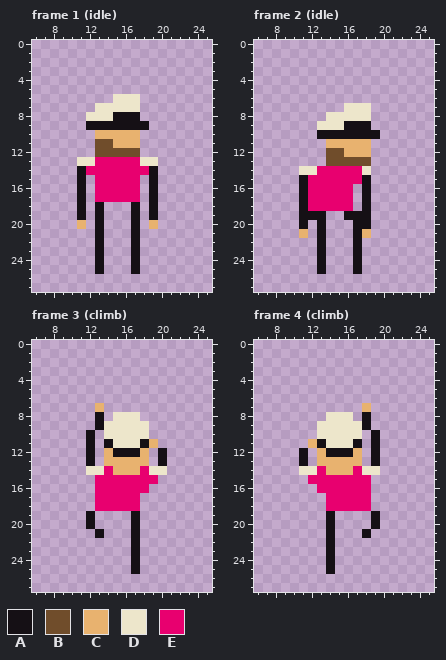
Two versions of one pixel-art file, Assets/Art/raw/sailor.aseprite. Above: the version before the commit.
32x32 pixels, 11 frames. Colours within 5 levels of each other are drawn and written as one. Shown: frame 1 (idle): x 6..25, y 0..27; frame 2 (idle): x 6..25, y 0..27; frame 3 (climb): x 6..25, y 0..27; frame 4 (climb): x 6..25, y 0..27. The commit also changed other frames, which this record leaves out.
Palette (. is transparent): A #151015  B #704d2b  C #e8b26f  D #ede6cb  E #e8006f
Pixels before, frame 1 (idle), first column x 11:
 6 ....DDD..
 7 ..DDDDD..
 8 .DDDAAA..
 9 .AAAAAAA.
10 ..CCCCC..
11 ..BBCCC..
12 ..BBBBB..
13 DDEEEEEDD
14 AEEEEEEEA
15 A.EEEEE.A
16 A.EEEEE.A
17 A.EEEEE.A
18 A.A...A.A
19 A.A...A.A
20 C.A...A.C
21 ..A...A..
22 ..A...A..
23 ..A...A..
24 ..A...A..
25 ..A...A..
Pixels before, frame 2 (idle), first column x 11:
 7 .....DDD.
 8 ...DDDDD.
 9 ..DDDAAA.
10 ..AAAAAAA
11 ...CCCCC.
12 ...BBCCC.
13 ...BBBBB.
14 DDEEEEED.
15 AEEEEEEA.
16 AEEEEE.A.
17 AEEEEE.A.
18 AEEEEE.A.
19 AAA..AAA.
20 A.A...AA.
21 C.A...AC.
22 ..A...A..
23 ..A...A..
24 ..A...A..
25 ..A...A..
Pixels before, frame 3 (climb), first column x 12:
 7 .C.......
 8 .A.DDD...
 9 .ADDDDD..
10 A.DDDDD..
11 A.ADDDAC.
12 A.CAAAC.A
13 A.CCCCC.A
14 DDECCCEDD
15 .EEEEEEE.
16 .EEEEEE..
17 .EEEEE...
18 .EEEEE...
19 A....A...
20 A....A...
21 .A...A...
22 .....A...
23 .....A...
24 .....A...
25 .....A...
Pixels before, frame 4 (climb), first column x 11:
 7 .......C.
 8 ...DDD.A.
 9 ..DDDDDA.
10 ..DDDDD.A
11 .CADDDA.A
12 A.CAAAC.A
13 A.CCCCC.A
14 DDECCCEDD
15 .EEEEEEE.
16 ..EEEEEE.
17 ...EEEEE.
18 ...EEEEE.
19 ...A....A
20 ...A....A
21 ...A...A.
22 ...A.....
23 ...A.....
24 ...A.....
25 ...A.....
The result:
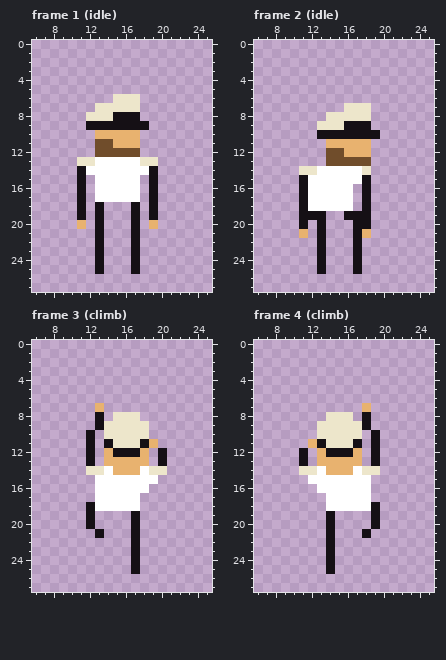
Change:
layer "shirt" now shown
colour E: #e8006f -> #ffffff
Frame 3 (climb), layer "shirt":
y 18: x 12 . -> A
Frame 4 (climb), layer "shirt":
y 18: x 19 . -> A
Where, in picture pixels (left, top, right, bottom), the same in both pictures:
changed: (86, 157, 149, 202)
changed: (308, 166, 362, 211)
changed: (86, 466, 158, 511)
changed: (308, 466, 380, 511)
